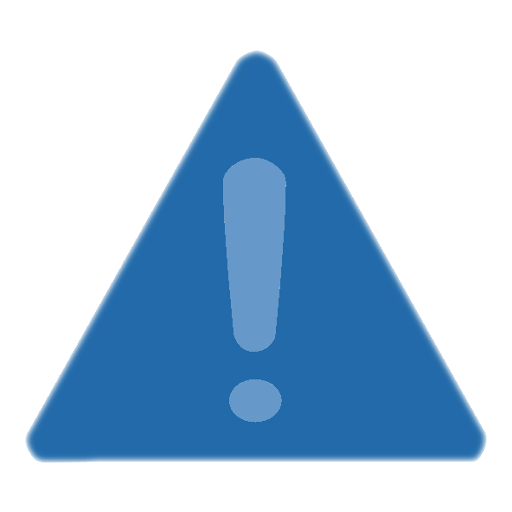
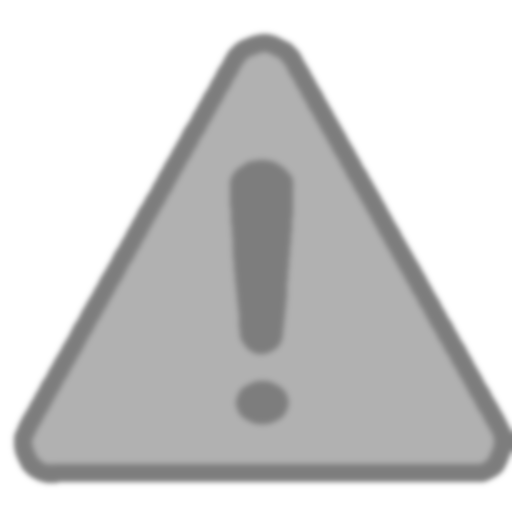
Layer changes from the first 512 × 512 image to the second:
added layer "Clipboard" above "Background" over [24, 44, 502, 473]
hid "Background", painted on it over [9, 29, 512, 488]
added layer "triangle-feathered" above "triangle" over [9, 29, 512, 488]
added layer "triangle" above "grey" over [24, 44, 502, 473]
